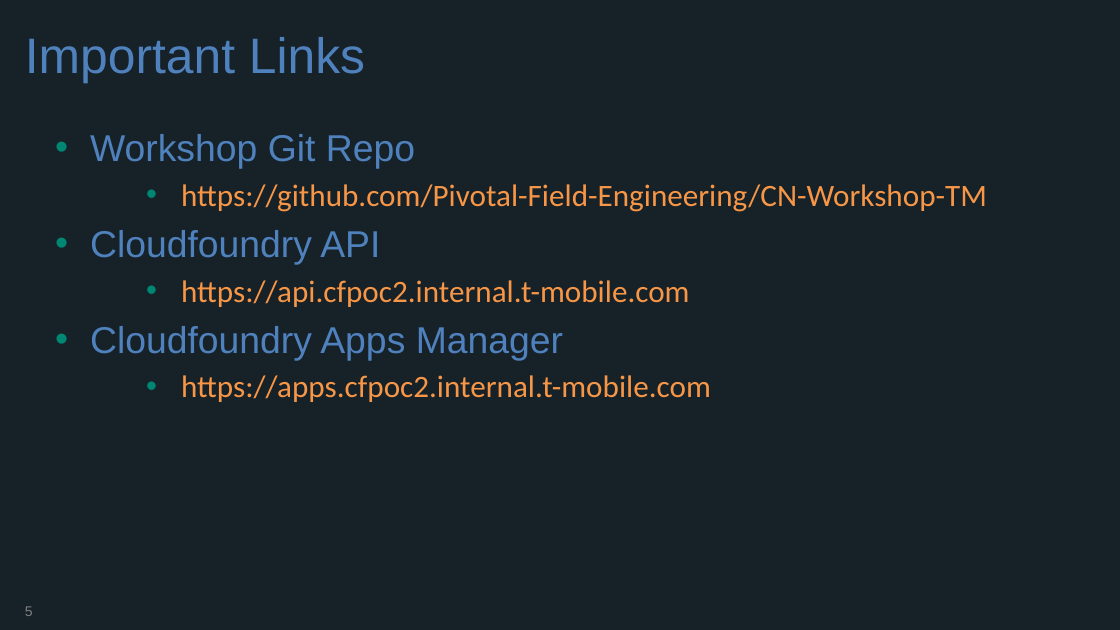
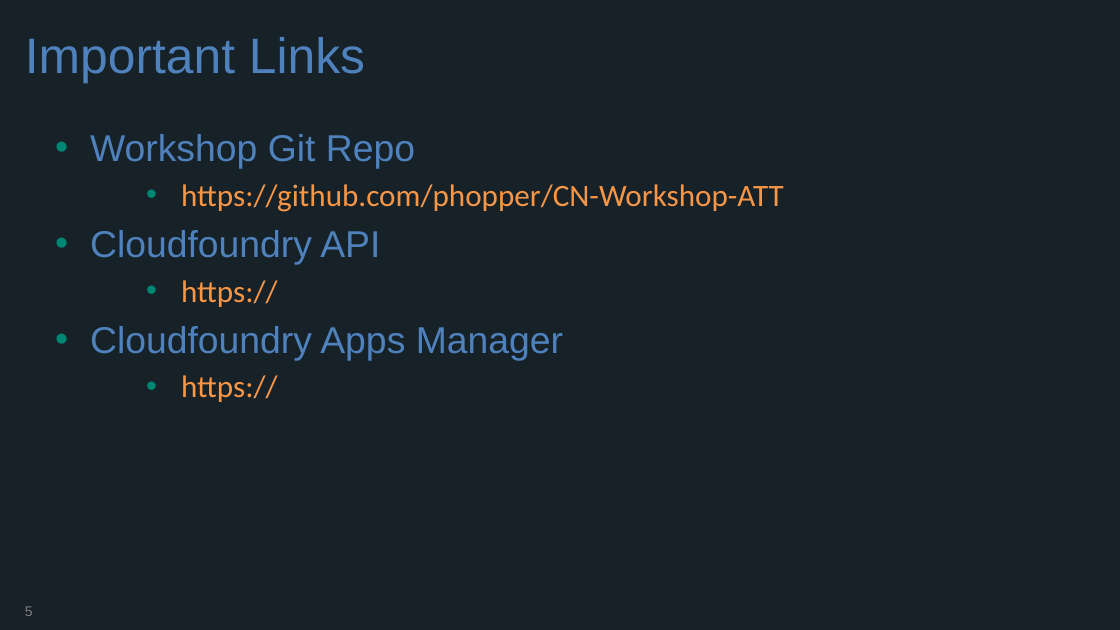
Before and after one commit to phopper-pivotal/CN-Workshop-ATT, a slide deck: slide 5 of presentations/Intro_CF_at_ATT.pptx. Drawn at 1120x630 pixels with LibreOffice and Linux fonts; fonts in the diff are those of the drawing; background and template pictures are left out. Boxes give left, top, right and bottom in pixels: in the first picture for what was removed or moved away, otherwise in the second. Text is boxed around its words. In the diff, an @@ line names an element or a change of style, - is before the commit and + after.

```diff
--- a/presentations/Intro_CF_at_ATT.pptx
+++ b/presentations/Intro_CF_at_ATT.pptx
@@ text at box(181, 184, 784, 212): text changed @@
-  • https://github.com/Pivotal-Field-Engineering/CN-Workshop-TM
+  • https://github.com/phopper/CN-Workshop-ATT
@@ text at box(181, 280, 278, 307): text changed @@
-  • https://api.cfpoc2.internal.t-mobile.com
+  • https://
@@ text at box(181, 375, 278, 402): text changed @@
-  • https://apps.cfpoc2.internal.t-mobile.com
+  • https://
```
Also in this commit, not shown: 3 other slides changed, 7 other files.
